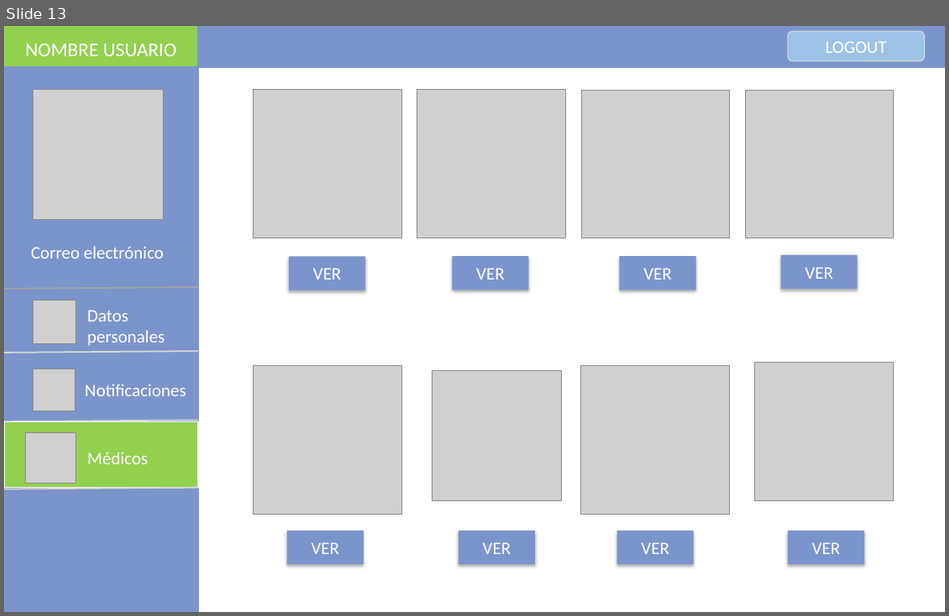
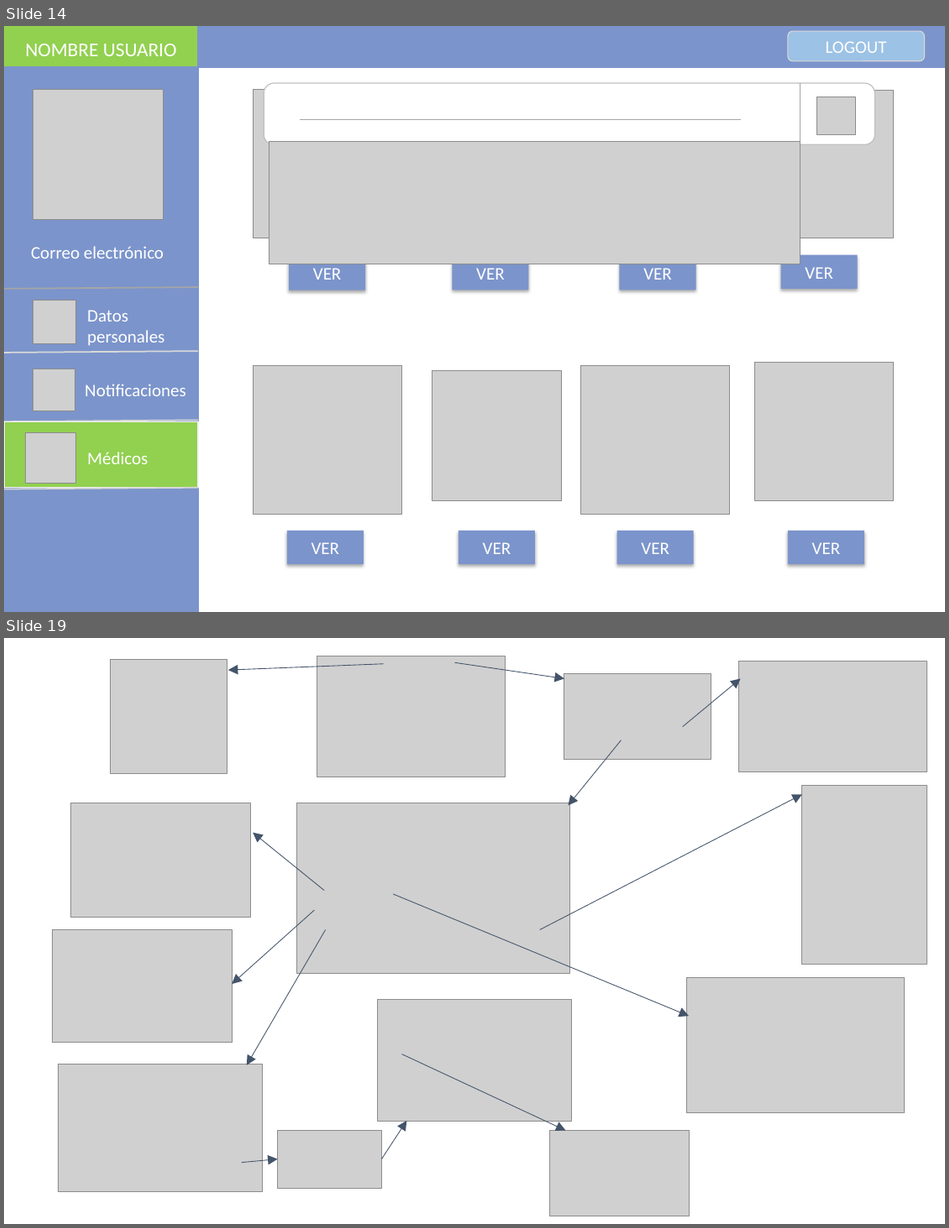
Before and after one commit to GabSaldana/TT_1, a slide deck: Interfaces/interfaces.pptx.pptx. Shown one above the other, each under a label of ours: slide 13 before the commit, slides 14 and 19 after it; the slides between them are not shown. The pictures are 949x616 and 949x1228 pixels, drawn with LibreOffice and Linux fonts; fonts in the diff are those of the drawing; grey boxes stand for pictures. Boxes give left, top, right and bottom in pixels: in the first picture for what was removed or moved away, otherwise in the second. Text is boxed around its words. In the diff, an @@ line names an element or a change of style, - is before the commit and + after.

```diff
--- a/Interfaces/interfaces.pptx.pptx
+++ b/Interfaces/interfaces.pptx.pptx
@@ slide 19 added at (x1=4, y1=638, x2=945, y2=1224), background #FFFFFF @@
@@ picture added at (x1=111, y1=660, x2=227, y2=773) @@
@@ picture added at (x1=317, y1=656, x2=505, y2=777) @@
@@ arrow added from (455, 662) to (564, 679), #44546A 0.75 pt @@
@@ picture added at (x1=739, y1=661, x2=927, y2=772) @@
@@ arrow added from (384, 664) to (228, 670), #44546A 0.75 pt @@
@@ picture added at (x1=563, y1=673, x2=711, y2=760) @@
@@ arrow added from (683, 727) to (741, 679), #44546A 0.75 pt @@
@@ arrow added from (621, 740) to (568, 805), #44546A 0.75 pt @@
@@ picture added at (x1=801, y1=786, x2=927, y2=965) @@
@@ picture added at (x1=70, y1=803, x2=250, y2=917) @@
@@ picture added at (x1=297, y1=803, x2=570, y2=974) @@
@@ arrow added from (540, 930) to (802, 795), #44546A 0.75 pt @@
@@ arrow added from (324, 891) to (253, 833), #44546A 0.75 pt @@
@@ arrow added from (315, 910) to (232, 984), #44546A 0.75 pt @@
@@ arrow added from (393, 894) to (689, 1016), #44546A 0.75 pt @@
@@ picture added at (x1=52, y1=930, x2=232, y2=1043) @@
@@ arrow added from (326, 930) to (247, 1066), #44546A 0.75 pt @@
@@ picture added at (x1=686, y1=977, x2=904, y2=1113) @@
@@ picture added at (x1=377, y1=1000, x2=572, y2=1122) @@
@@ picture added at (x1=59, y1=1064, x2=263, y2=1192) @@
@@ arrow added from (402, 1055) to (566, 1130), #44546A 0.75 pt @@
@@ picture added at (x1=278, y1=1130, x2=382, y2=1188) @@
@@ arrow added from (382, 1160) to (407, 1121), #44546A 0.75 pt @@
@@ picture added at (x1=549, y1=1130, x2=689, y2=1217) @@
@@ arrow added from (242, 1162) to (278, 1160), #44546A 0.75 pt @@
@@ what was slide 13 is now slide 14 @@
@@ slide 14 changed as well @@
@@ rounded rectangle added at (x1=264, y1=83, x2=875, y2=144), fill #FFFFFF, outline #BFBFBF 1 pt @@
@@ line added from (800, 83) to (800, 144), #A5A5A5 1 pt @@
@@ picture added at (x1=817, y1=97, x2=855, y2=134) @@
@@ line added from (300, 120) to (742, 120), #A5A5A5 1 pt @@
@@ picture added at (x1=269, y1=141, x2=800, y2=263) @@
```
Also in this commit, not shown: 6 other slides changed, 7 other slides added, 3 slides removed, 1 other file.
